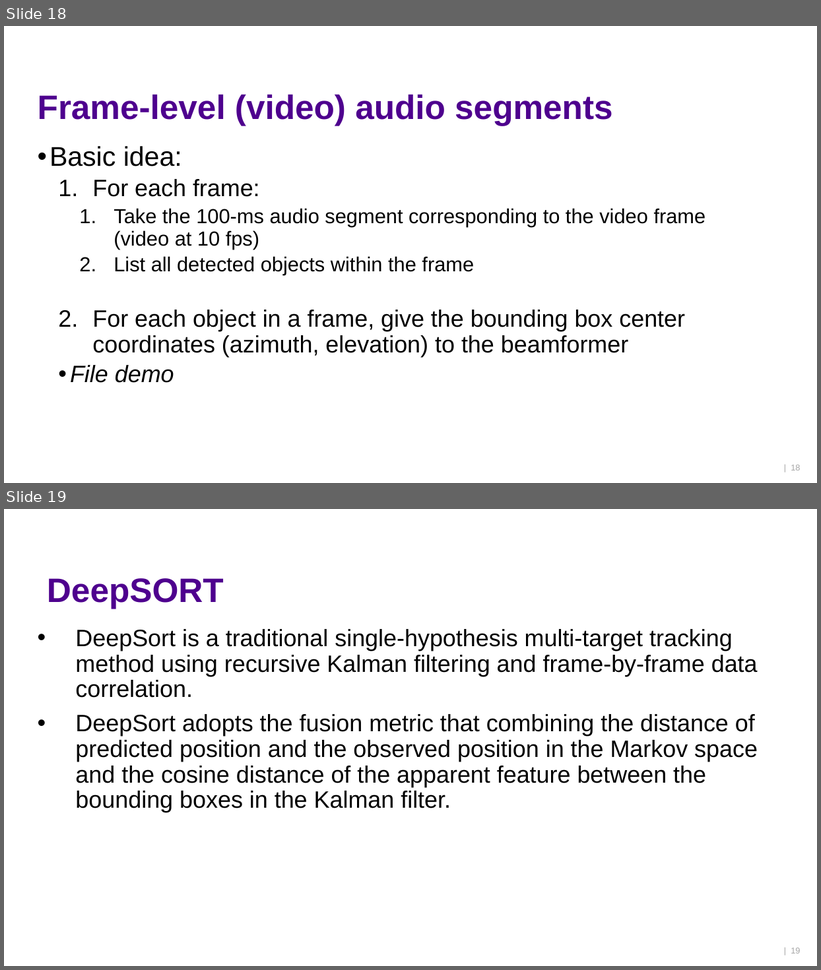
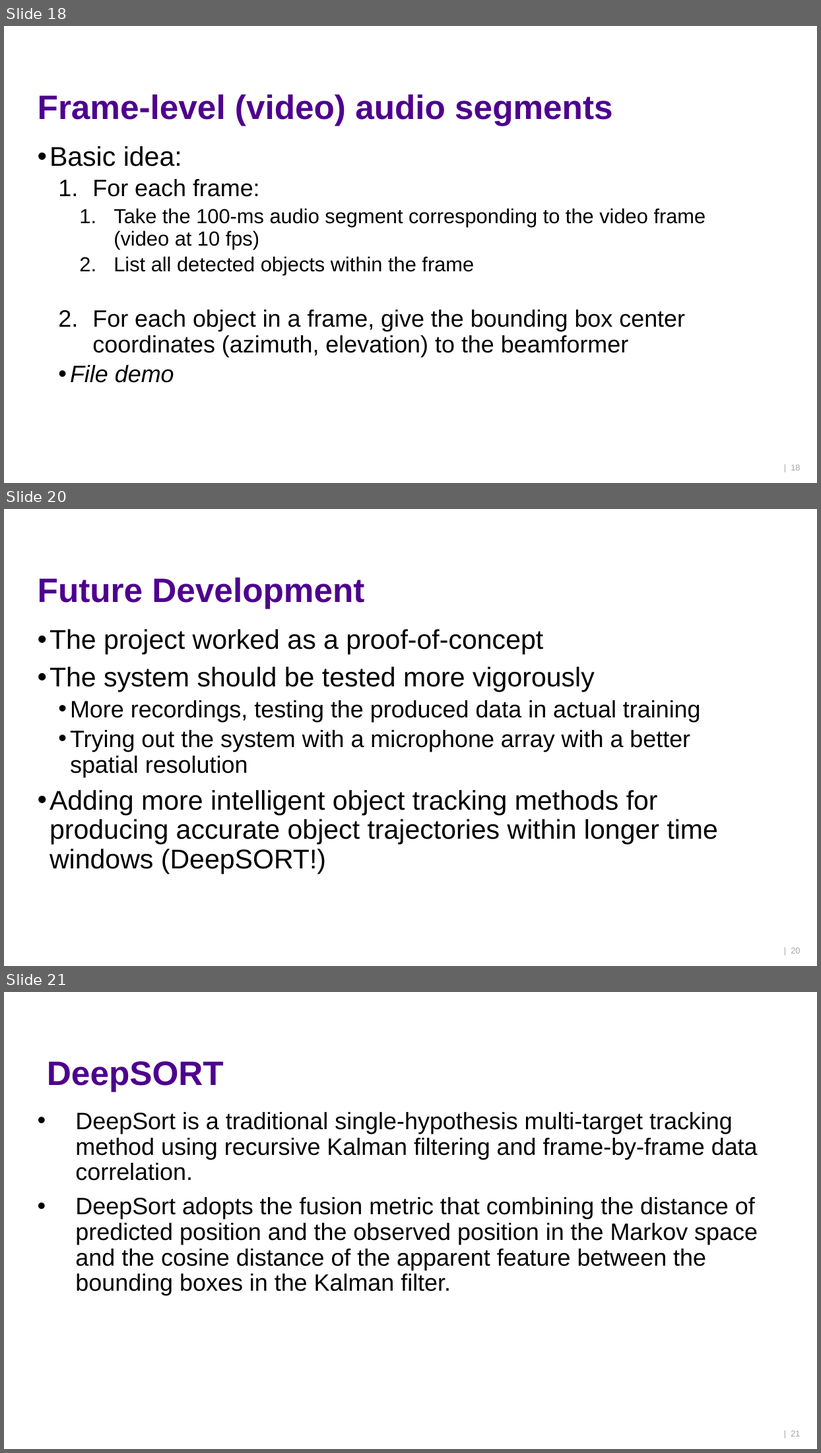
Before and after one commit to ktlhtn/AutoSTAnnot, a slide deck: Power point files/Final presentation.pptx. Shown one above the other, each under a label of ours: slides 18 and 19 before the commit, slides 18, 20 and 21 after it; the slides between them are not shown. The pictures are 821x970 and 821x1453 pixels, drawn with LibreOffice and Linux fonts; fonts in the diff are those of the drawing; background and template pictures are left out. Boxes give left, top, right and bottom in pixels: in the first picture for what was removed or moved away, otherwise in the second. Text is boxed around its words. In the diff, an @@ line names an element or a change of style, - is before the commit and + after.

```diff
--- a/Power point files/Final presentation.pptx
+++ b/Power point files/Final presentation.pptx
@@ slide 20 added at (4, 509, 817, 966), background #FFFFFF @@
@@ title added at (38, 577, 364, 609), 40 pt, text #4E008E, bold @@
+Future Development
@@ text added at (50, 629, 719, 874), 32 pt, text #000000 @@
+• The project worked as a proof-of-concept
+• The system should be tested more vigorously
+  • More recordings, testing the produced data in actual training
+  • Trying out the system with a microphone array with a better spatial resolution
+• Adding more intelligent object tracking methods for producing accurate object trajectories within longer time windows (DeepSORT!)
@@ page number added at (791, 948, 800, 954), 10 pt, text #A6A6A6 @@
+| 20
@@ what was slide 19 is now slide 21 @@
@@ page number at (791, 1431, 800, 1437): text changed @@
-| 19
+| 21
```
Also in this commit, not shown: 8 slides changed, 5 other slides added, 3 slides removed.
